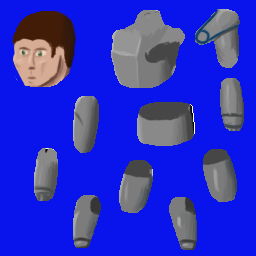
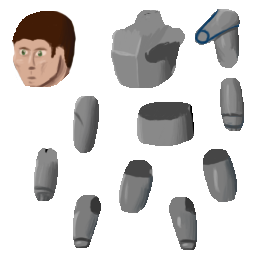
The second (256, 256) image is a revision of the first. Changes to its layers:
hid "Layer 2" over [0, 0, 256, 256]
